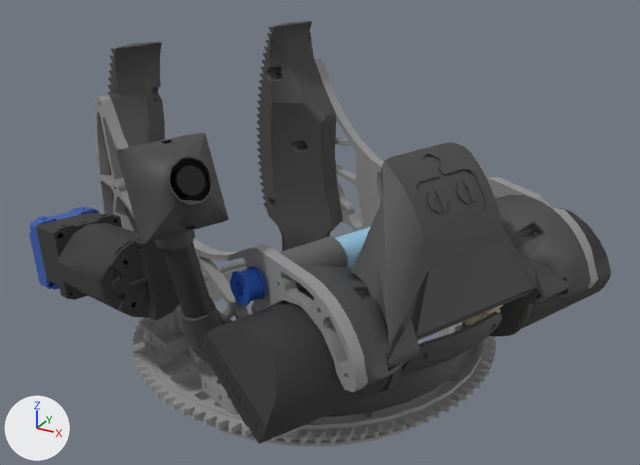
One commit to the glTF model cad/robots/1690-turret.glb: the scene before it, then after it.
Both versions are drawn from a 50 mm camera at (0.248, -0.443, 0.666) aimed at (0.011, -0.012, 0.451). The axes (+X, +Y, +Z) are drawn at lower left. The lights are the same throughout. The picture after the commit comes second. Where no turn or scale is listed for an object, it has been applied to the vertices. Vertices at exactly the same position are counted once.

Names of what the first picture shows: '1690-26-423-07A-Mirrored', '1690-26-431-01A-Mirrored', '1690-26-431-11A', '1690-26-433-03A', '217-2625-026 Rev1', 'Kraken X60 Brushless Motor', 'Part 117', 'Part 122', 'Part 124' and 1 more.
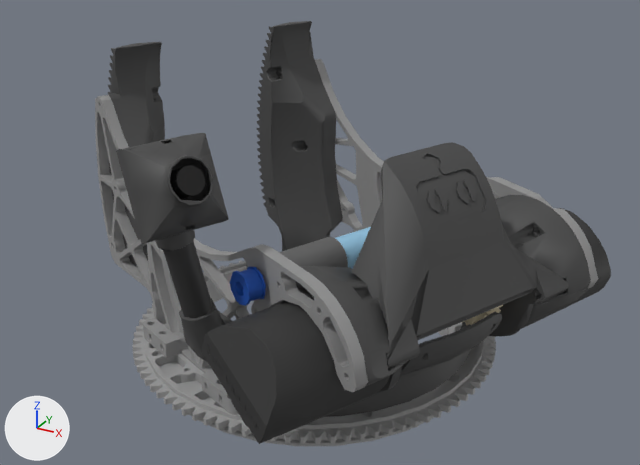
Where the newer file only moved an object's origin or applied its transform, the numbers keep the older frame.

What the commit changed:
me_kraken_x60_brushless_motor is used by ob_kraken_x60_brushless_motor; location (0.0108, -0.0157, 0.4356).
me_kraken_x60_brushless_motor had 3501 vertices, 7022 faces and spanned x -0.156..0.16, y -0.151..0.099, z -0.035..0.062.
me_kraken_x60_brushless_motor now has 2203 vertices, 4373 faces and spans x -0.028..0.16, y -0.151..0.099, z -0.035..0.062.
me_kraken_x60_brushless_motor part 1: the loose piece of 847 vertices spanning x -0.146..-0.035, y -0.119..-0.05, z -0.018..0.039 is deleted.
me_kraken_x60_brushless_motor part 2: the loose piece of 470 vertices spanning x -0.156..-0.104, y -0.089..-0.035, z -0.025..0.024 is deleted.
Other edits to the shape of me_kraken_x60_brushless_motor do not show in these pictures.
Object '217-2625-026 Rev1' (ob_217_2625_026_rev1) is deleted.

Changed parts and their boxes [x1, y1, x2, y2] in the pictures (640 x 465 px):
'Kraken X60 Brushless Motor', reshaped (22% narrower): before [36, 208, 611, 444]; after [163, 208, 611, 444]
'217-2625-026 Rev1', deleted (blue): before [29, 206, 99, 290]
part 1 of me_kraken_x60_brushless_motor, deleted: before [56, 223, 180, 320]
part 2 of me_kraken_x60_brushless_motor, deleted: before [36, 212, 122, 300]
